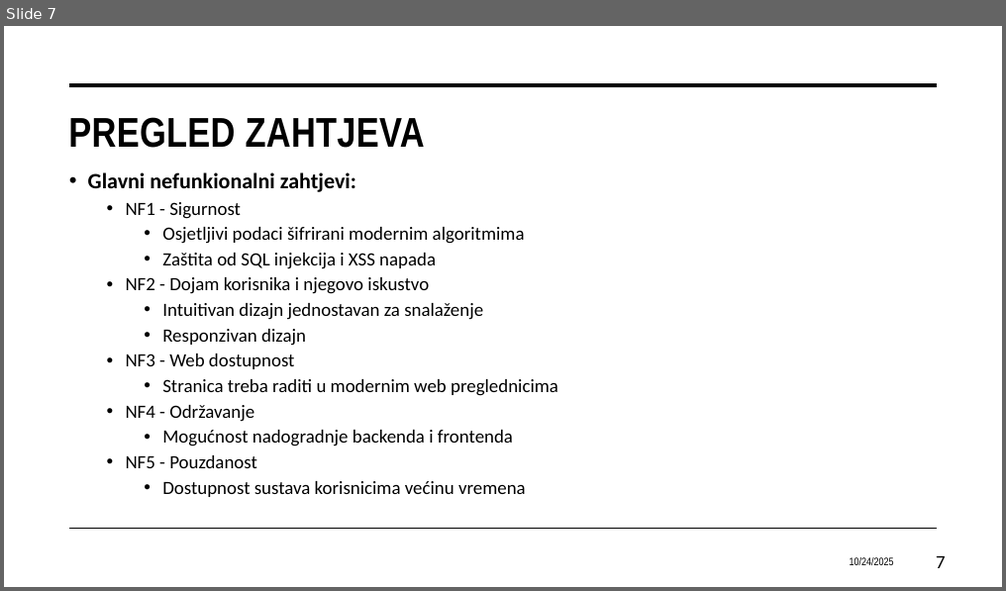
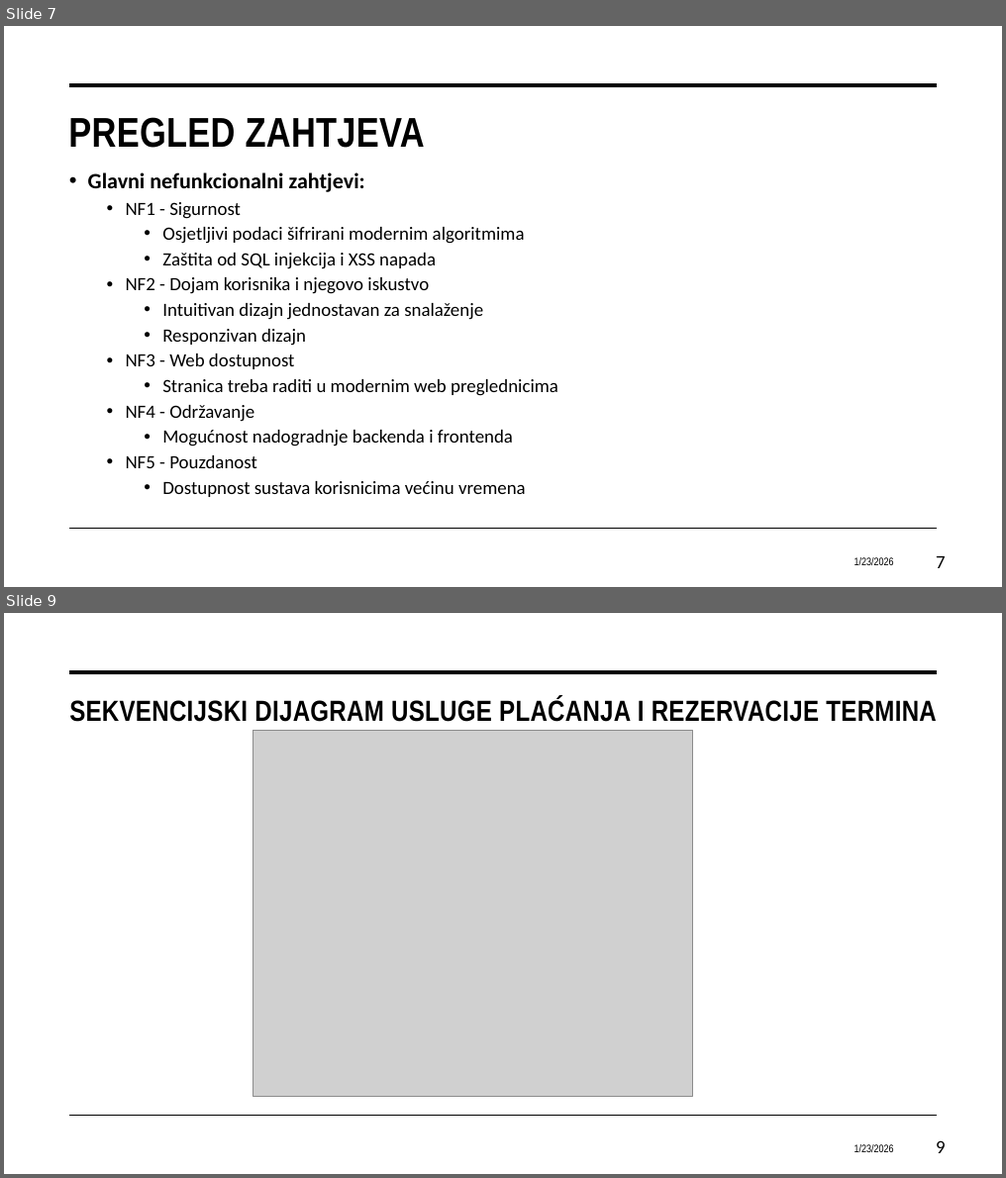
Before and after one commit to Nikolaaa777/Progi---13.4---PawPal, a slide deck: PawPal.pptx. Shown one above the other, each under a label of ours: slide 7 before the commit, slides 7 and 9 after it; the slides between them are not shown. The pictures are 1006x591 and 1006x1178 pixels, drawn with LibreOffice and Linux fonts; fonts in the diff are those of the drawing; grey boxes stand for pictures. Boxes give left, top, right and bottom in pixels: in the first picture for what was removed or moved away, otherwise in the second. Text is boxed around its words. In the diff, an @@ line names an element or a change of style, - is before the commit and + after.

```diff
--- a/PawPal.pptx
+++ b/PawPal.pptx
@@ slide 9 added at bbox=[4, 613, 1002, 1174], background #FFFFFF; not listed: 2 template elements that a slide beside it also shows @@
@@ title added at bbox=[69, 697, 936, 722], 28 pt, text #000000, bold @@
+SEKVENCIJSKI DIJAGRAM USLUGE PLAĆANJA I REZERVACIJE TERMINA
@@ picture added at bbox=[253, 730, 693, 1096] @@
@@ text added at bbox=[854, 1145, 894, 1153], 10.5 pt, text #000000 @@
+1/23/2026
@@ page number added at bbox=[936, 1141, 945, 1154], 18 pt, text #000000 @@
+9
@@ slide 7 changed as well @@
@@ text at bbox=[88, 173, 365, 192]: text changed @@
-• Glavni nefunkionalni zahtjevi:
+• Glavni nefunkcionalni zahtjevi:
@@ text at bbox=[854, 558, 894, 566]: text changed @@
-10/24/2025
+1/23/2026
```
Also in this commit, not shown: 6 other slides changed, 4 other slides added, 1 slide removed.
